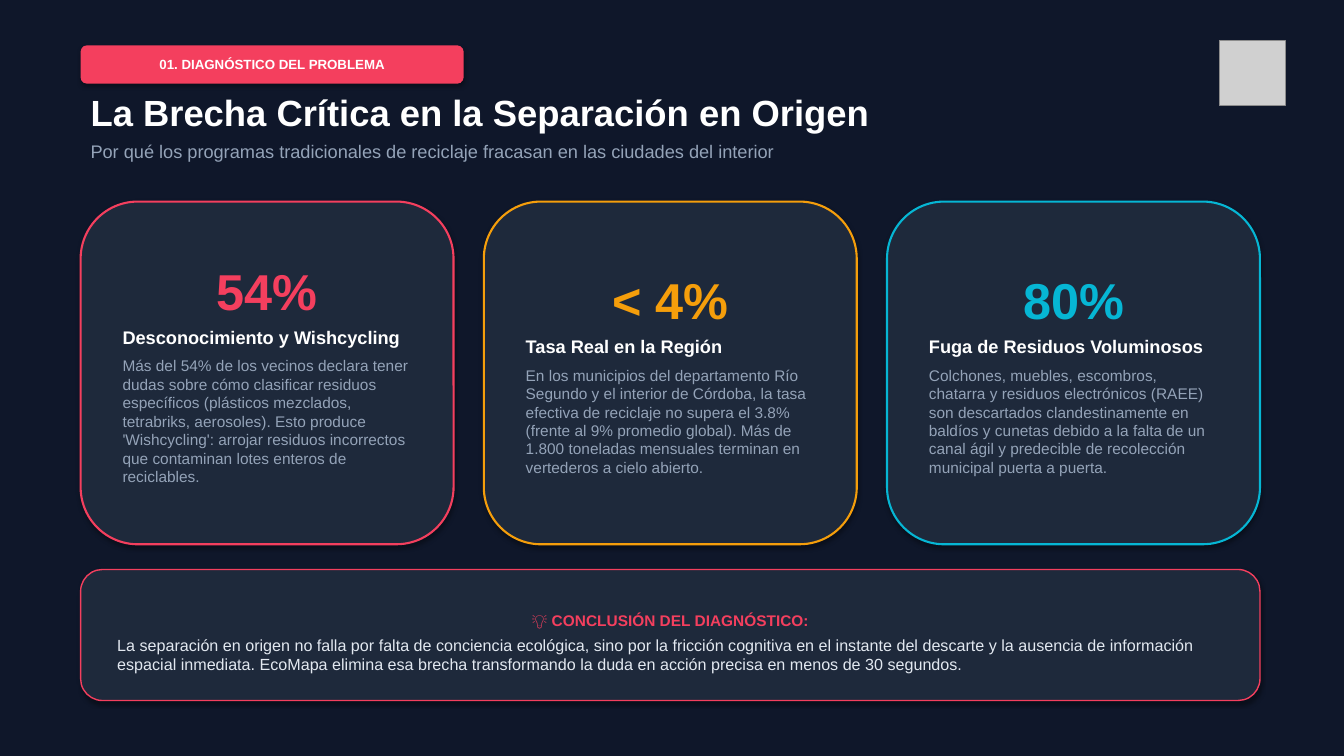
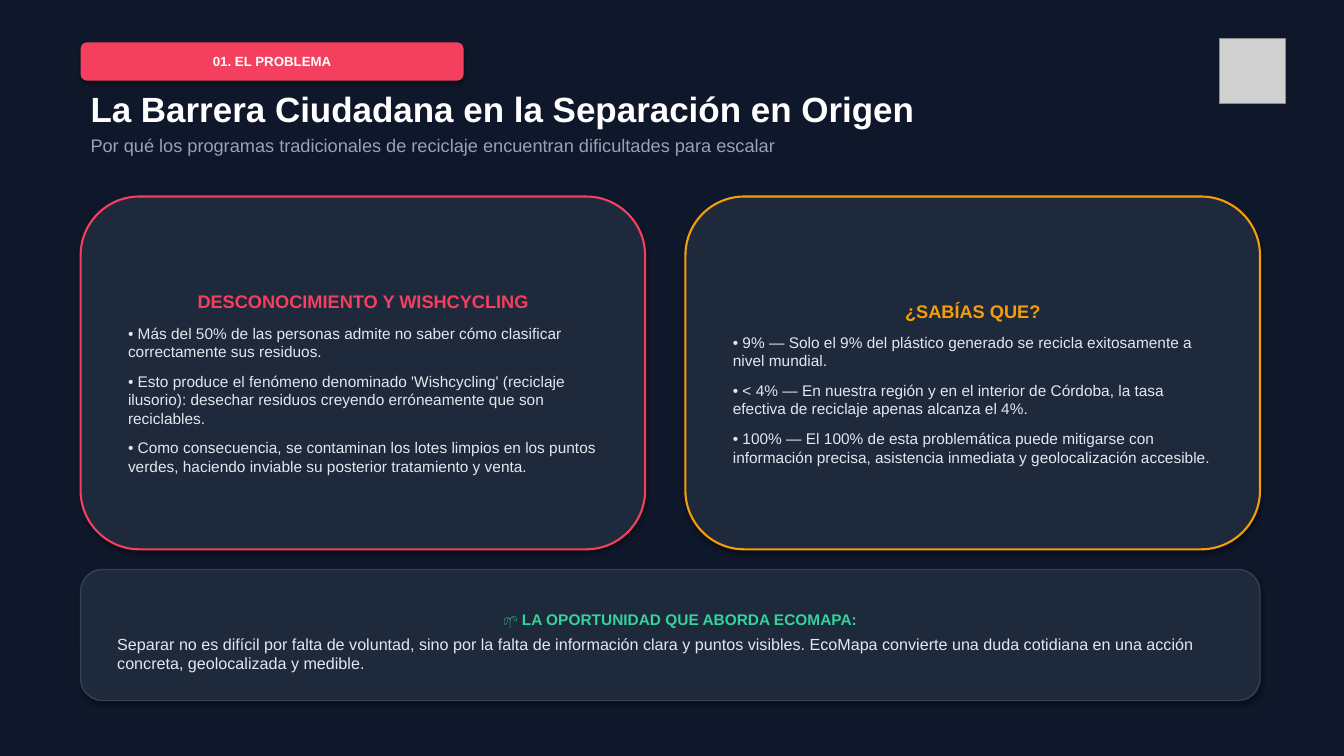
Before and after one commit to RomeroGerardo/EcoMapaLandinPage, a slide deck: slide 2 of Presentación - EcoMapa.pptx. Drawn at 1344x756 pixels with LibreOffice and Linux fonts; fonts in the diff are those of the drawing; grey boxes stand for pictures. Boxes give left, top, right and bottom in pixels: in the first picture for what was removed or moved away, otherwise in the second. Text is boxed around its words. In the diff, an @@ line names an element or a change of style, - is before the commit and + after.

```diff
--- a/Presentación - EcoMapa.pptx
+++ b/Presentación - EcoMapa.pptx
@@ text in rounded rectangle at (213, 56, 331, 66): text changed @@
-01. DIAGNÓSTICO DEL PROBLEMA
+01. EL PROBLEMA
@@ text at (91, 96, 914, 156): text changed @@
-La Brecha Crítica en la Separación en Origen
-Por qué los programas tradicionales de reciclaje fracasan en las ciudades del interior
+La Barrera Ciudadana en la Separación en Origen
+Por qué los programas tradicionales de reciclaje encuentran dificultades para escalar
@@ rounded rectangle "DESCONOCIMIENTO Y WISHCYCLING": place and size @@
-rounded rectangle "DESCONOCIMIENTO Y WISHCYCLING" at (81, 202, 454, 544)
+rounded rectangle "DESCONOCIMIENTO Y WISHCYCLING" at (81, 197, 645, 549)
@@ rounded rectangle "¿SABÍAS QUE?": place and size @@
-rounded rectangle "¿SABÍAS QUE?" at (484, 202, 857, 544)
+rounded rectangle "¿SABÍAS QUE?" at (686, 197, 1260, 549)
@@ rounded rectangle removed at (887, 202, 1260, 544) @@
-80%
-Fuga de Residuos Voluminosos
-Colchones, muebles, escombros, chatarra y residuos electrónicos (RAEE) son descartados clandestinamente en baldíos y cunetas debido a la falta de un canal ágil y predecible de recolección municipal puerta a puerta.
@@ text in rounded rectangle at (128, 295, 595, 475): text changed; text colour #94A3B8 to #E2E8F0 @@
-54%
-Desconocimiento y Wishcycling
-Más del 54% de los vecinos declara tener dudas sobre cómo clasificar residuos específicos (plásticos mezclados, tetrabriks, aerosoles). Esto produce 'Wishcycling': arrojar residuos incorrectos que contaminan lotes enteros de reciclables.
+DESCONOCIMIENTO Y WISHCYCLING
+• Más del 50% de las personas admite no saber cómo clasificar correctamente sus residuos.
+• Esto produce el fenómeno denominado 'Wishcycling' (reciclaje ilusorio): desechar residuos creyendo erróneamente que son reciclables.
+• Como consecuencia, se contaminan los lotes limpios en los puntos verdes, haciendo inviable su posterior tratamiento y venta.
@@ text in rounded rectangle at (733, 304, 1210, 466): text changed; text colour #94A3B8 to #E2E8F0 @@
-< 4%
-Tasa Real en la Región
-En los municipios del departamento Río Segundo y el interior de Córdoba, la tasa efectiva de reciclaje no supera el 3.8% (frente al 9% promedio global). Más de 1.800 toneladas mensuales terminan en vertederos a cielo abierto.
+¿SABÍAS QUE?
+• 9% — Solo el 9% del plástico generado se recicla exitosamente a nivel mundial.
+• < 4% — En nuestra región y en el interior de Córdoba, la tasa efectiva de reciclaje apenas alcanza el 4%.
+• 100% — El 100% de esta problemática puede mitigarse con información precisa, asistencia inmediata y geolocalización accesible.
@@ rounded rectangle "🌱 LA OPORTUNIDAD QUE ABORDA ..." at (81, 570, 1260, 701): outline #F43F5E 1 pt to #334155 1 pt @@
@@ text in rounded rectangle at (117, 614, 1193, 673): text changed @@
-💡 CONCLUSIÓN DEL DIAGNÓSTICO:
-La separación en origen no falla por falta de conciencia ecológica, sino por la fricción cognitiva en el instante del descarte y la ausencia de información espacial inmediata. EcoMapa elimina esa brecha transformando la duda en acción precisa en menos de 30 segundos.
+🌱 LA OPORTUNIDAD QUE ABORDA ECOMAPA:
+Separar no es difícil por falta de voluntad, sino por la falta de información clara y puntos visibles. EcoMapa convierte una duda cotidiana en una acción concreta, geolocalizada y medible.
```
Also in this commit, not shown: 6 other slides changed, 6 slides added, 6 slides removed, 1 other file.
